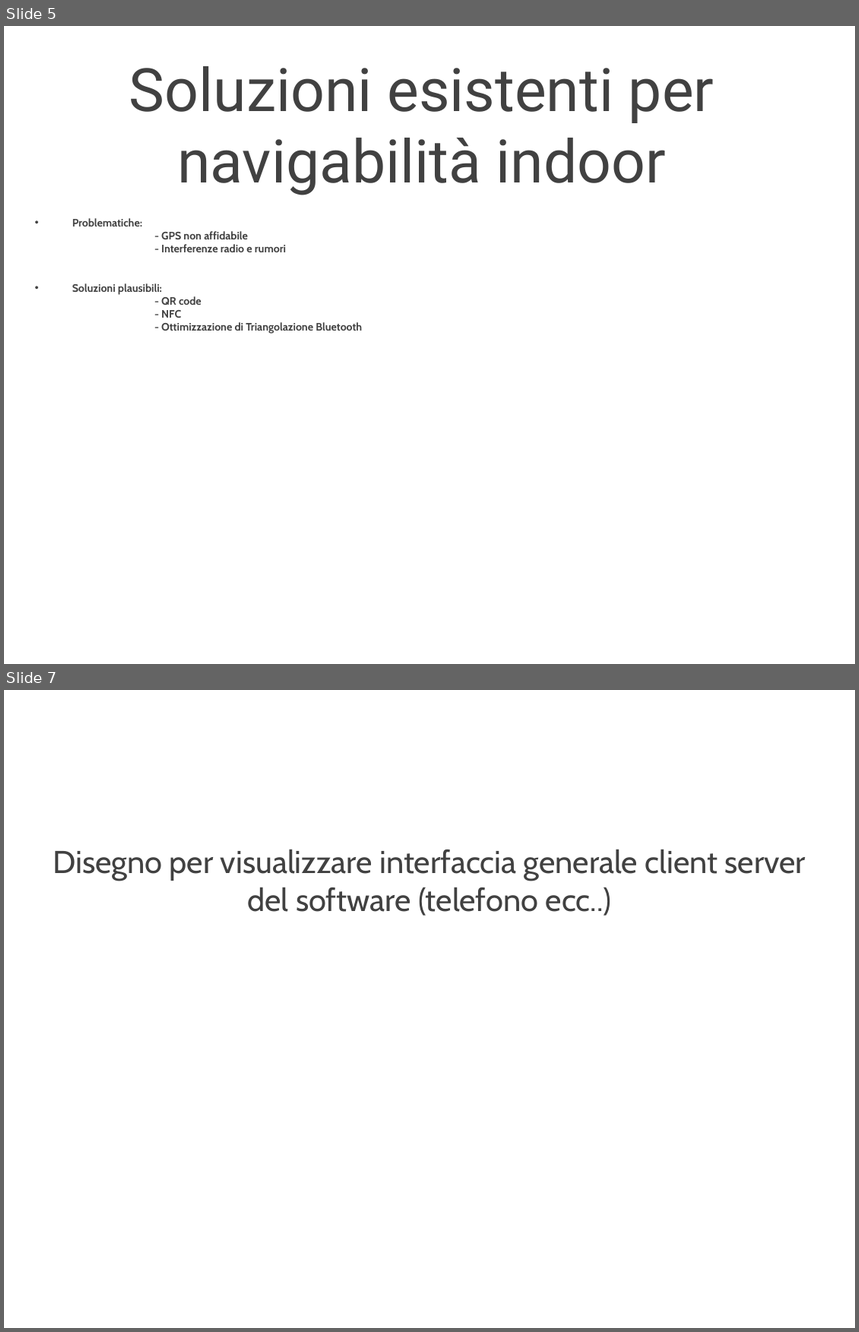
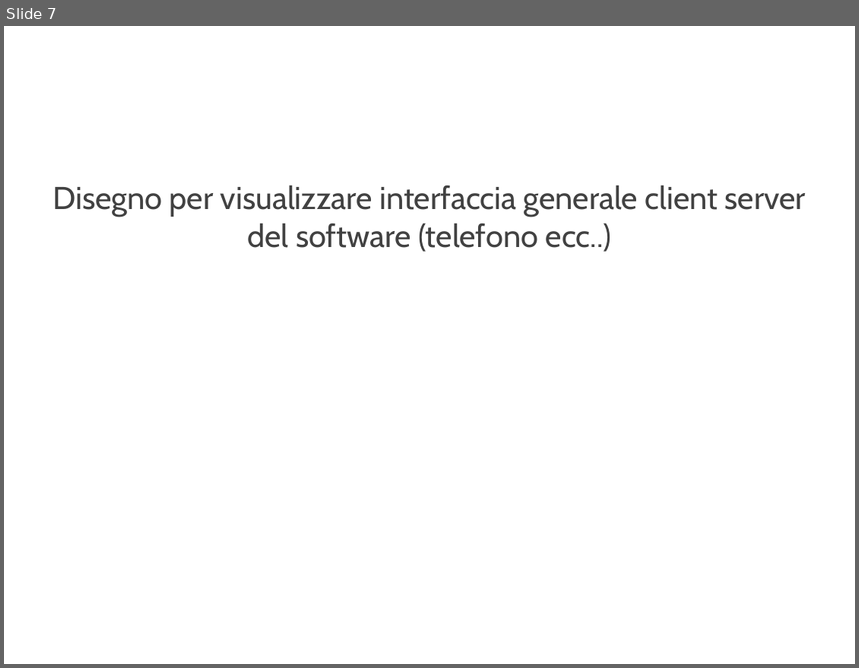
Before and after one commit to delchiaro/beaconav, a slide deck: documentation/presentazione.ppt. Shown one above the other, each under a label of ours: slides 5 and 7 before the commit, slide 7 after it; the slides between them are not shown. The pictures are 859x1332 and 859x668 pixels, drawn with LibreOffice and Linux fonts; fonts in the diff are those of the drawing; background and template pictures are left out. Boxes give left, top, right and bottom in pixels: in the first picture for what was removed or moved away, otherwise in the second. Text is boxed around its words. In the diff, an @@ line names an element or a change of style, - is before the commit and + after.

```diff
--- a/documentation/presentazione.ppt
+++ b/documentation/presentazione.ppt
@@ slide 5 removed at [4,26,855,664], background picture (left out) @@
@@ title removed at [129,66,715,195] @@
-Soluzioni esistenti per navigabilità indoor
@@ text removed at [72,218,362,334] @@
-• Problematiche:
-  - GPS non affidabile
-  - Interferenze radio e rumori
-• Soluzioni plausibili:
-  - QR code
-  - NFC
-  - Ottimizzazione di Triangolazione Bluetooth
```
Also in this commit, not shown: 3 slides changed, 2 slides added, 2 other slides removed.
